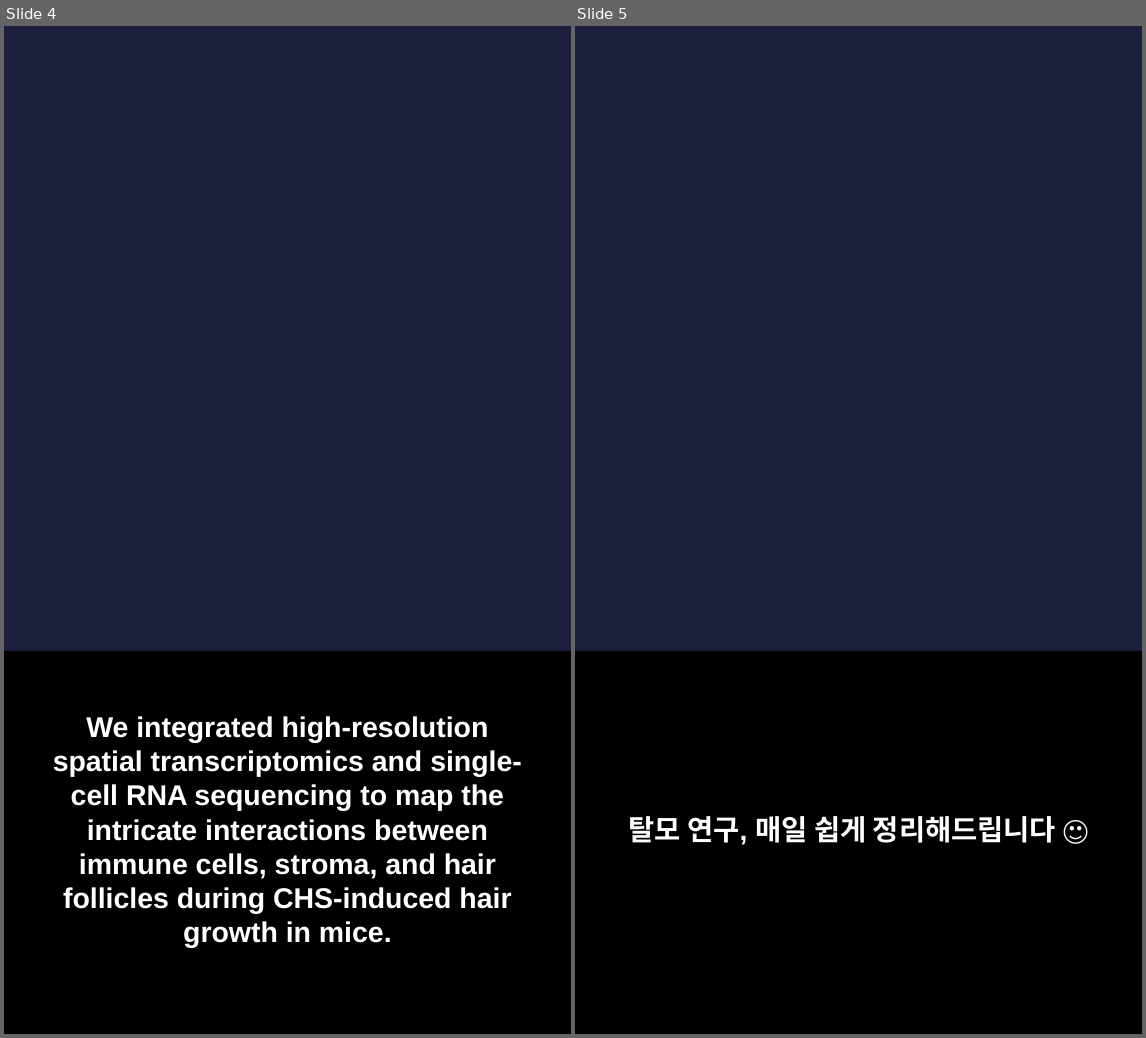
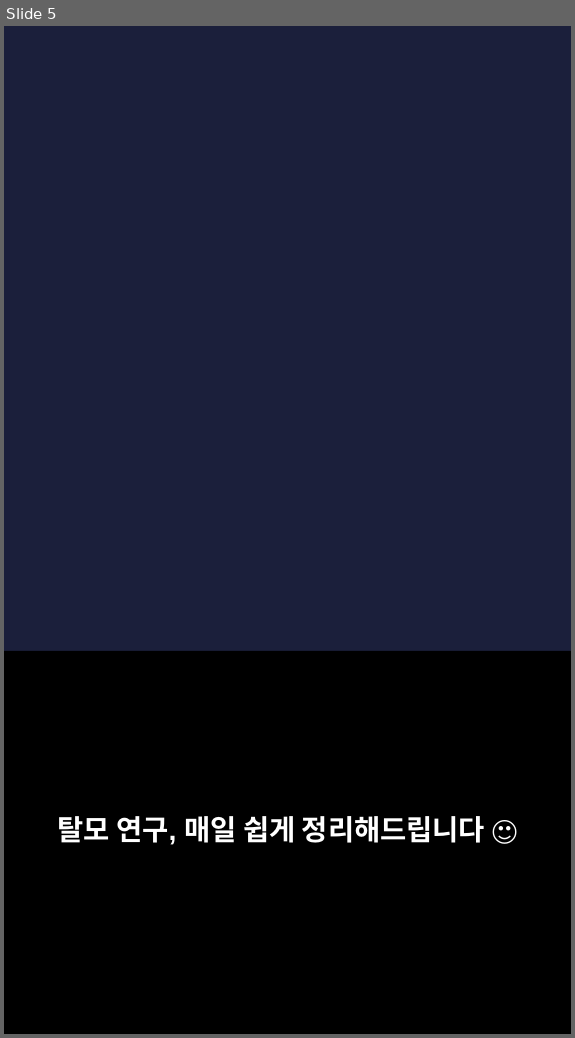
Before and after one commit to hyokang2010-BJ-ANTH/product-builder-test, a slide deck: data/2026-09-13/slides.pptx. Shown side by side, each under a label of ours: slides 4 and 5 before the commit, slide 5 after it. The pictures are 1146x1038 and 575x1038 pixels, drawn with LibreOffice and Linux fonts; fonts in the diff are those of the drawing; background and template pictures are left out. Boxes give left, top, right and bottom in pixels: in the first picture for what was removed or moved away, otherwise in the second. Text is boxed around its words. In the diff, an @@ line names an element or a change of style, - is before the commit and + after.

```diff
--- a/data/2026-09-13/slides.pptx
+++ b/data/2026-09-13/slides.pptx
@@ slide 4 removed at (x1=4, y1=26, x2=571, y2=1034), background picture (left out) @@
@@ rectangle removed at (x1=4, y1=651, x2=571, y2=1033) @@
@@ text removed at (x1=53, y1=716, x2=522, y2=948) @@
-We integrated high-resolution spatial transcriptomics and single-cell RNA sequencing to map the intricate interactions between immune cells, stroma, and hair follicles during CHS-induced hair growth in mice.
```
Also in this commit, not shown: 3 slides changed, 4 slides added, 2 other slides removed, 21 other files.
